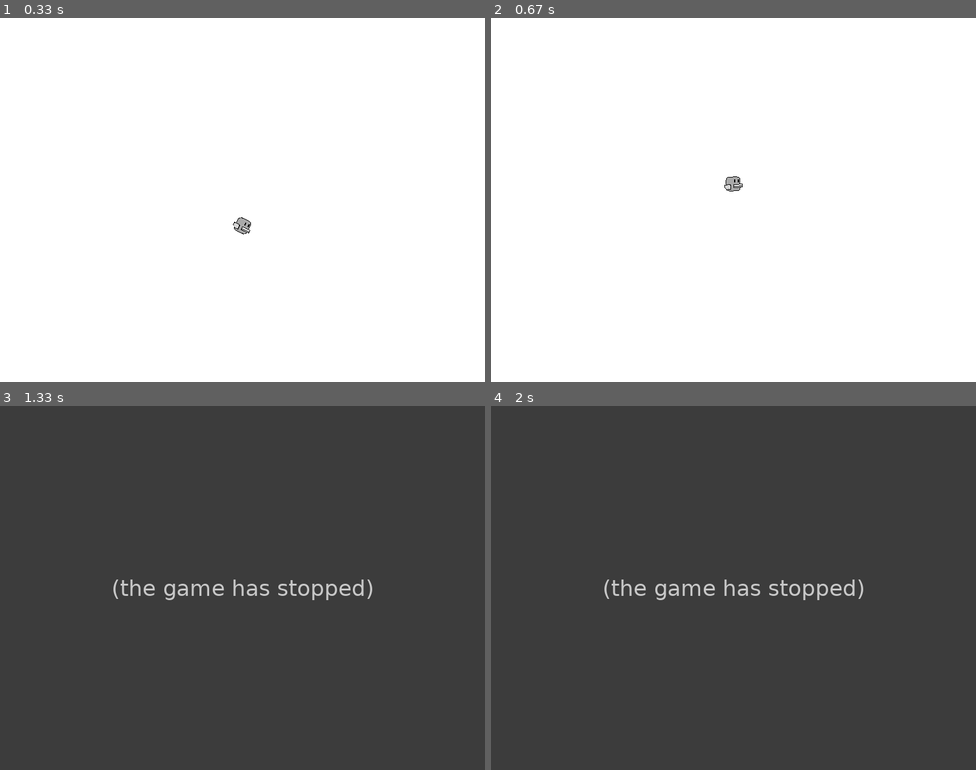
Above: before the commit, frames 1-4 (two rows, left to right).
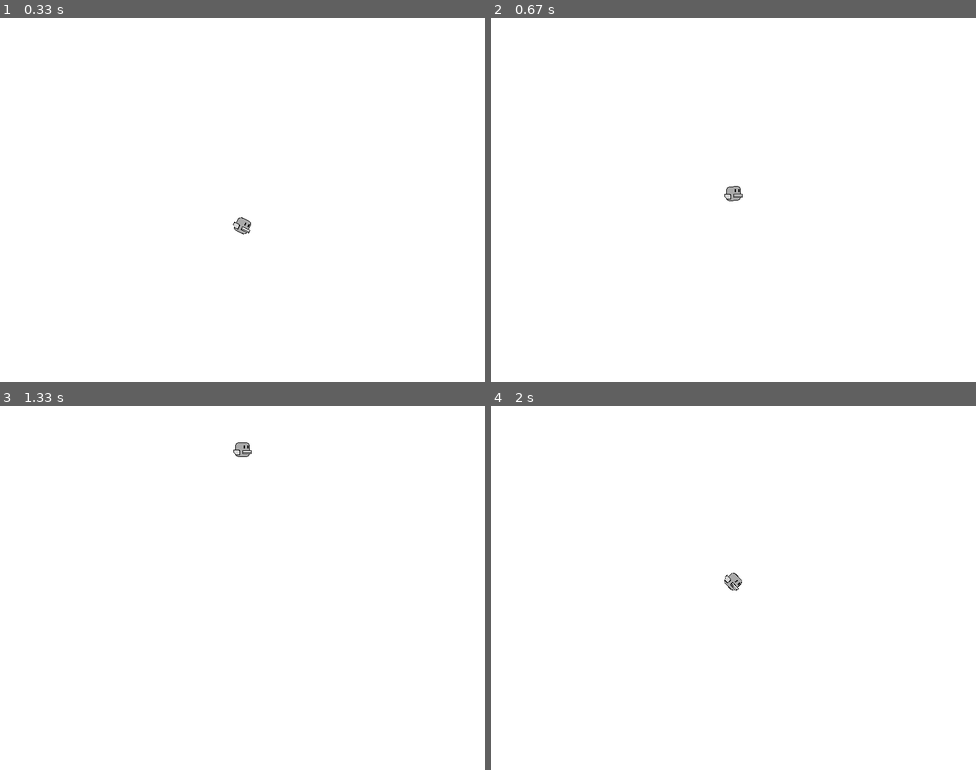
Above: after the commit, the same moments.

Repository: StevenLu2004/pygame-flappy-bird
Game: pygame game, started from source/main.py
Same seed, same stepped clock (60 frames per second), same inputs: the game is played once before the commit and once after it.
Inputs:
- Up to frame 1 (0.33 s): no input
- Up to frame 2 (0.67 s): tap Space at 0.33 s
- Up to frame 3 (1.33 s): tap Space at 0.67 s
- Up to frame 4 (2 s): no input

Frame 1 is identical in both runs. In frame 2, 0.2% of the frame differs, in the area x 48-52%, y 43-51%; in frame 3, 100%, in the area x 0-100%, y 0-100%; in frame 4, 100%.
Before the commit the program exited at 1.2 s; later frames show no game.

Commit message:
Tinker constants

Diff:
--- a/source/gameConstants.py
+++ b/source/gameConstants.py
@@ -5,10 +5,11 @@
 BIRD_INITPOS = (400, 300)
 BIRD_ACCEL = .001
 BIRD_ANGLE_CONSTANT = .6
-BIRD_JUMP = -.7
+BIRD_JUMP = -.65
 BIRD_MINVEL = -1
 
 OBS_INITX = 1000
 OBS_VEL = -.1
 OBS_SPACING = 150
 OBS_GEN_TIMESPACING = 3
+OBS_TUNNEL_VARIATION = 30
